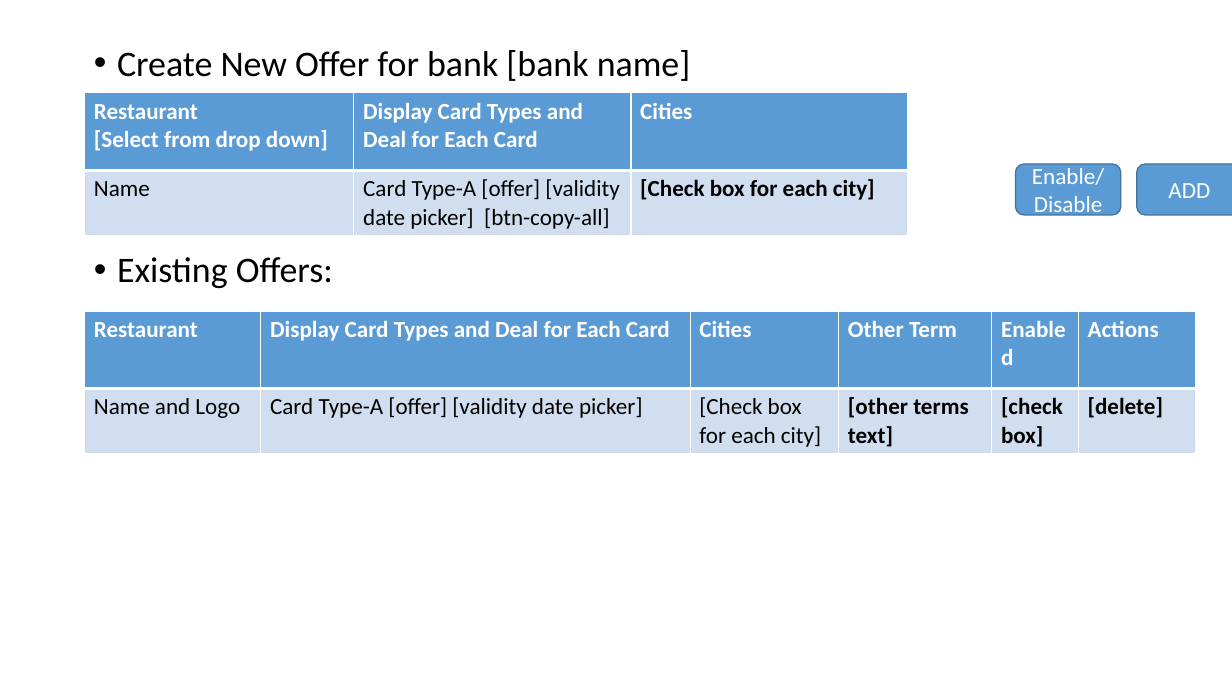
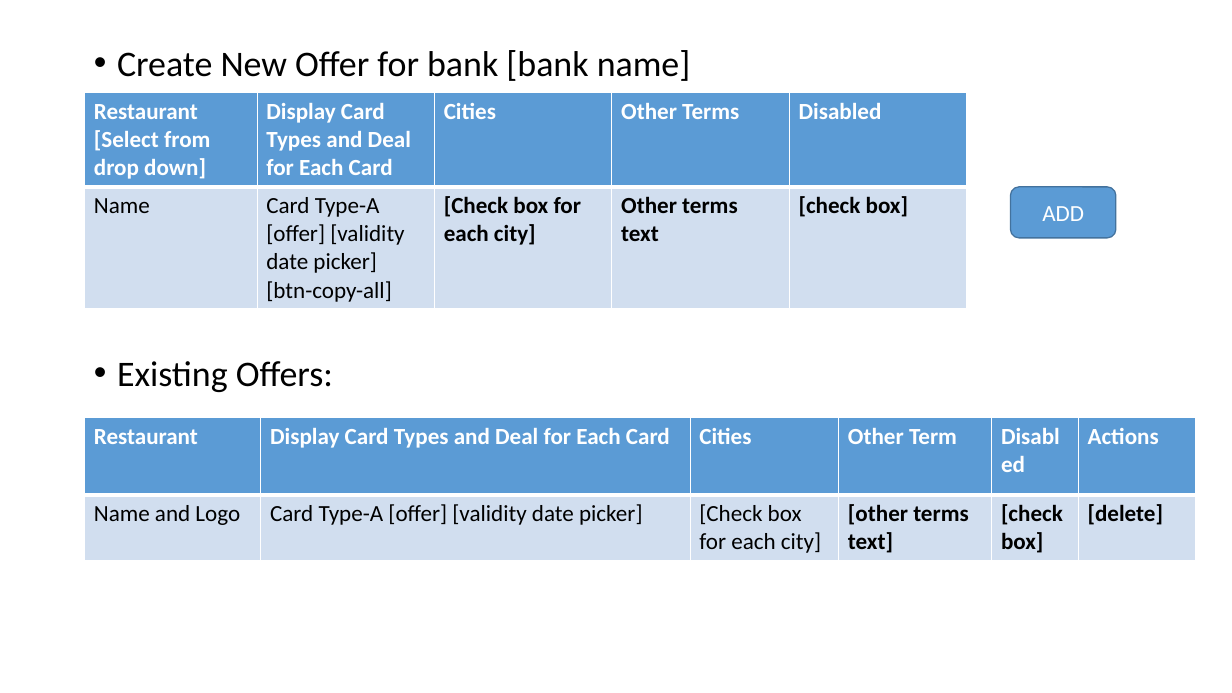
Before and after one commit to mohammed52/something.pk, a slide deck: slide 4 of app-design/design.pptx. Drawn at 1232x693 pixels with LibreOffice and Linux fonts; fonts in the diff are those of the drawing. Boxes give left, top, right and bottom in pixels: in the first picture for what was removed or moved away, otherwise in the second. Text is boxed around its words. In the diff, an @@ line names an element or a change of style, - is before the commit and + after.

```diff
--- a/app-design/design.pptx
+++ b/app-design/design.pptx
@@ text "Create New Offer for bank ..." rewrapped from box(117, 50, 691, 288) to box(117, 50, 691, 392) @@
@@ table at box(85, 93, 968, 306) @@
+column 4: Other Terms | Other terms text
+column 5: Disabled | [check box]
@@ table: place and size @@
-table at box(85, 93, 909, 236)
+table at box(85, 93, 968, 306)
@@ rounded rectangle removed at box(1016, 164, 1121, 214) @@
-Enable/Disable
@@ rounded rectangle "ADD": place and size @@
-rounded rectangle "ADD" at box(1137, 164, 1232, 214)
+rounded rectangle "ADD" at box(1011, 187, 1116, 238)
@@ table at box(85, 418, 1198, 560) @@
-row 1, column 5: Enabled
+row 1, column 5: Disabled
@@ table: place and size @@
-table at box(85, 311, 1198, 454)
+table at box(85, 418, 1198, 560)
```
Also in this commit, not shown: 11 other files.
